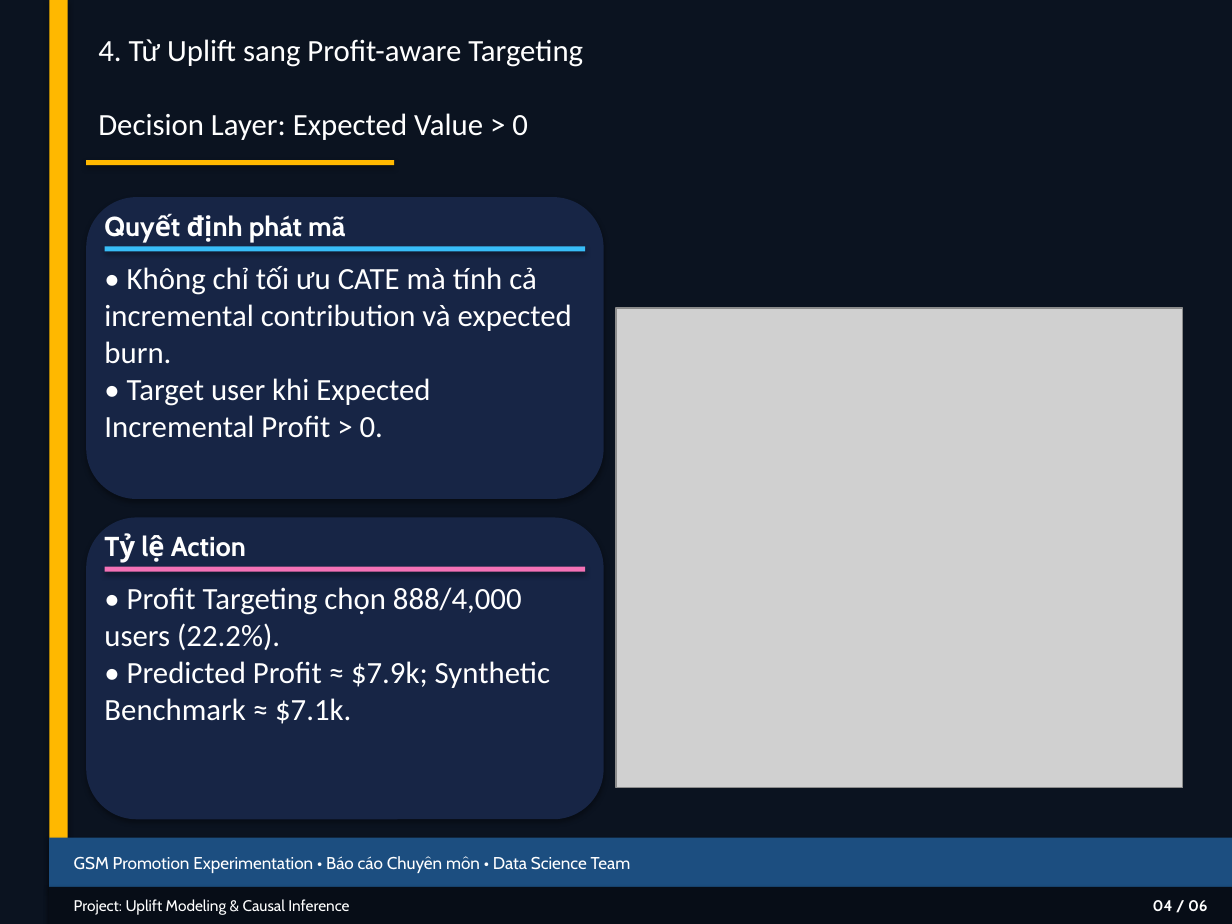
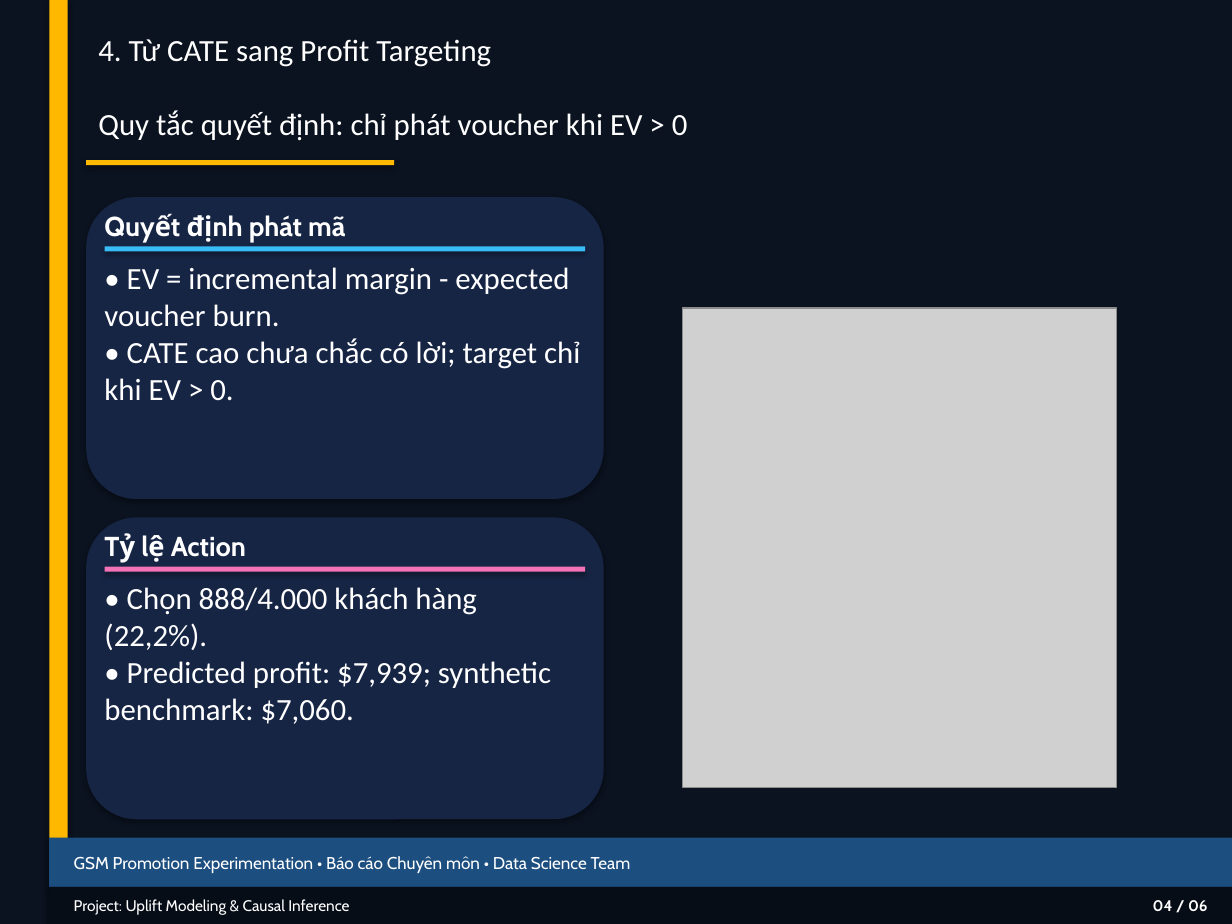
Before and after one commit to thaibuivan/GSM-promotion-experimentation, a slide deck: slide 5 of docs/Week5_Uplift_Modeling_Summary.pptx. Drawn at 1232x924 pixels with LibreOffice and Linux fonts; fonts in the diff are those of the drawing; grey boxes stand for pictures. Boxes give left, top, right and bottom in pixels: in the first picture for what was removed or moved away, otherwise in the second. Text is boxed around its words. In the diff, an @@ line names an element or a change of style, - is before the commit and + after.

```diff
--- a/docs/Week5_Uplift_Modeling_Summary.pptx
+++ b/docs/Week5_Uplift_Modeling_Summary.pptx
@@ text at <box>98,39,491,67</box>: text changed @@
-4. Từ Uplift sang Profit-aware Targeting
+4. Từ CATE sang Profit Targeting
@@ text at <box>98,110,688,141</box>: text changed @@
-Decision Layer: Expected Value > 0
+Quy tắc quyết định: chỉ phát voucher khi EV > 0
@@ text at <box>104,267,580,401</box>: text changed @@
-• Không chỉ tối ưu CATE mà tính cả incremental contribution và expected burn.
-• Target user khi Expected Incremental Profit > 0.
+• EV = incremental margin - expected voucher burn.
+• CATE cao chưa chắc có lời; target chỉ khi EV > 0.
@@ picture: place and size @@
-picture at <box>616,308,1183,787</box>
+picture at <box>683,308,1117,787</box>
@@ text at <box>104,587,551,724</box>: text changed @@
-• Profit Targeting chọn 888/4,000 users (22.2%).
-• Predicted Profit ≈ $7.9k; Synthetic Benchmark ≈ $7.1k.
+• Chọn 888/4.000 khách hàng (22,2%).
+• Predicted profit: $7,939; synthetic benchmark: $7,060.
```
Also in this commit, not shown: 4 other slides changed, 5 other files.
